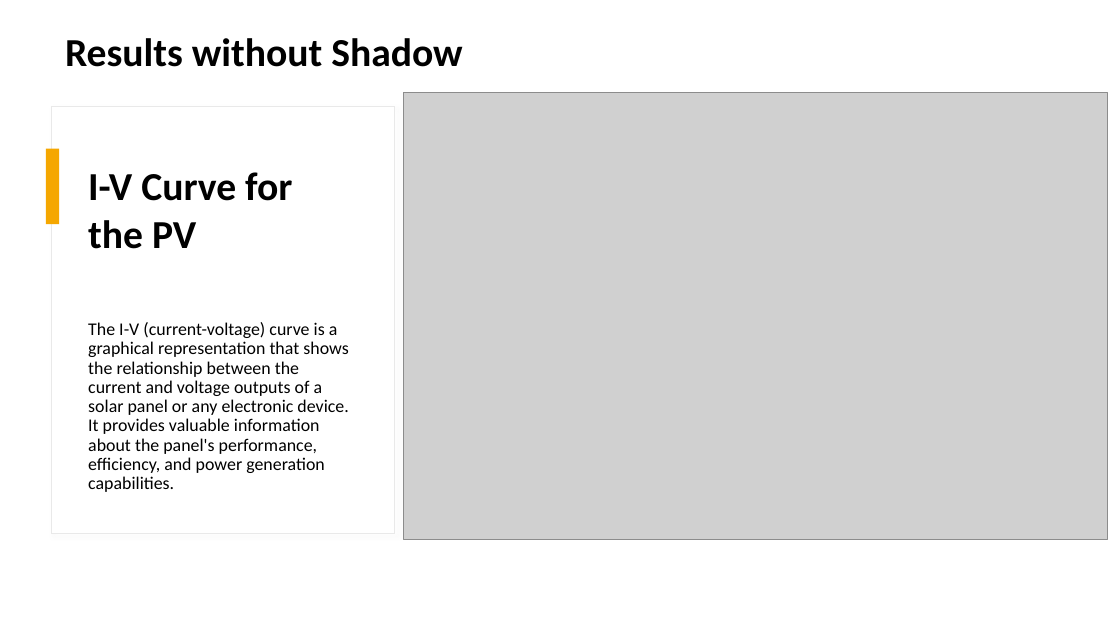
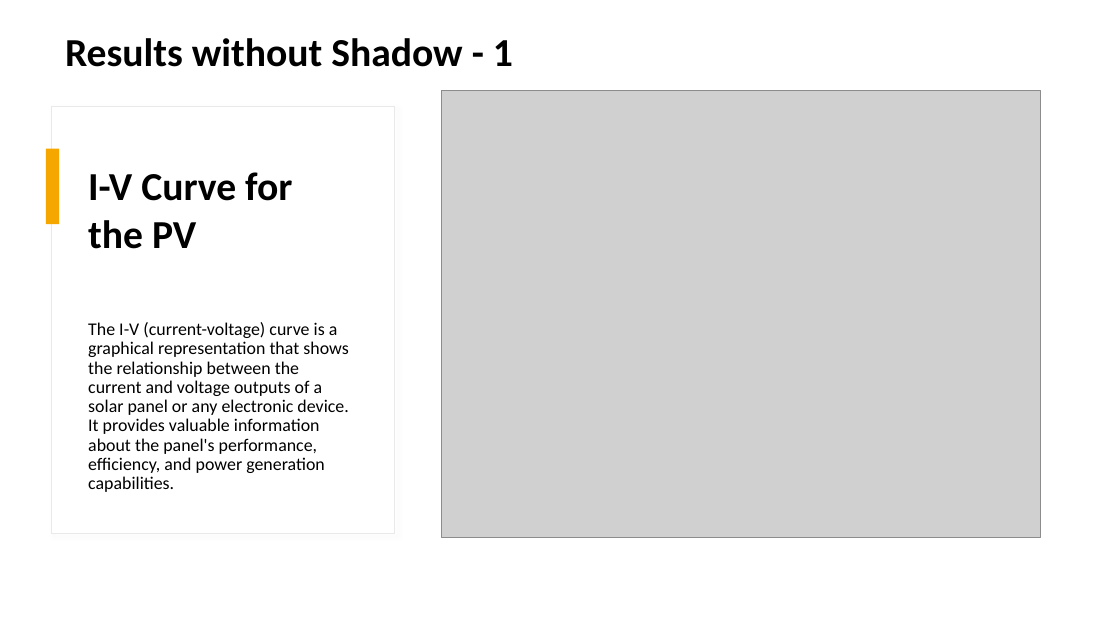
Before and after one commit to mdg217/RenewableEnergyProject, a slide deck: slide 12 of ProgettoRESM.pptx (slide 11 before the commit). Drawn at 1120x630 pixels with LibreOffice and Linux fonts; fonts in the diff are those of the drawing; grey boxes stand for pictures. Boxes give left, top, right and bottom in pixels: in the first picture for what was removed or moved away, otherwise in the second. Text is boxed around its words. In the diff, an @@ line names an element or a change of style, - is before the commit and + after.

```diff
--- a/ProgettoRESM.pptx
+++ b/ProgettoRESM.pptx
@@ text at [65, 38, 513, 67]: text changed @@
-Results without Shadow
+Results without Shadow - 1
@@ picture: place and size @@
-picture at [403, 92, 1107, 539]
+picture at [441, 91, 1040, 538]
```
Also in this commit, not shown: 4 other slides changed, 11 slides added, 6 slides removed, 40 other files.
